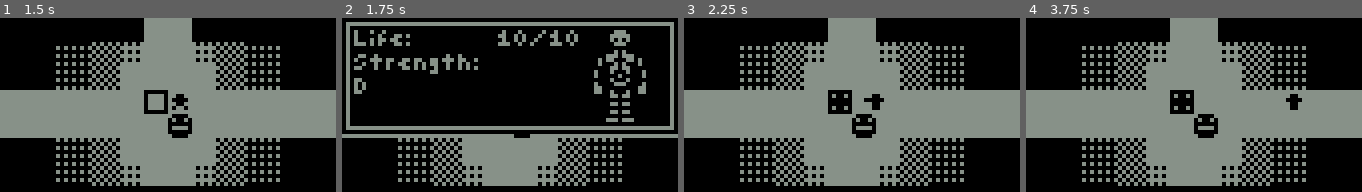
Above: before the commit, frames 1-4 (left to right).
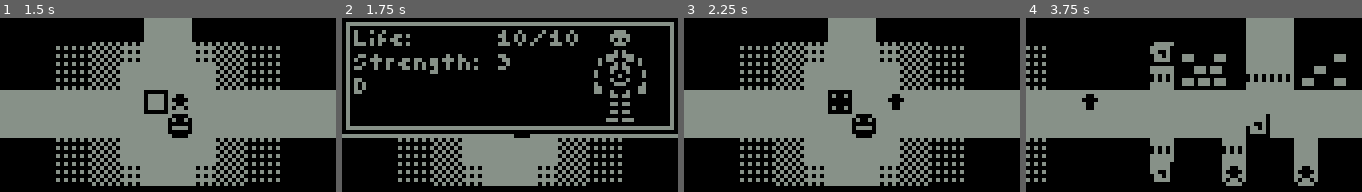
Above: after the commit, the same moments.

Repository: kiwijuice56/nokia-3310-rpg
Game: Godot game, scene res://main/main.tscn
The game is run twice, just before and just after one commit, with the same random seed, the same clock (stepped at 60 frames per second) and the same inputs.
Inputs:
- Up to frame 1 (1.5 s): tap Enter (ui_accept) at 0.5, 0.77, 1.25 s; hold Right (ui_right) 0.53-1.28 s; hold V (item) 0.53-1.28 s; tap Z (accept) at 0.6 s; hold X (back) from 1.28 s (still down); tap V (item) at 1.35 s
- Up to frame 2 (1.75 s): keep holding X (back); tap Enter (ui_accept) at 1.52 s; tap C (stats) at 1.55 s
- Up to frame 3 (2.25 s): release X (back) at 2.03 s; hold Right (ui_right) from 2.03 s (still down); hold C (stats) from 2.03 s (still down)
- Up to frame 4 (3.75 s): tap Z (accept) at 2.3, 2.85 s; release Right (ui_right) at 2.78 s; release C (stats) at 2.78 s; hold Up (ui_up) 2.78-3.53 s; tap Enter (ui_accept) at 3.02 s; tap V (item) at 3.05 s; hold Left (ui_left) from 3.53 s (still down); hold V (item) from 3.53 s (still down)

Frame 1 is identical in both runs. In frame 2, 0.2% of the frame differs, in the area x 46-50%, y 20-30%; in frame 3, 0.6%; in frame 4, 29%, in the area x 0-96%, y 0-97%.

Commit message:
Updated map

Diff:
--- a/main/audio/audio_manager.gd
+++ b/main/audio/audio_manager.gd
@@ -17,6 +17,7 @@
 	sounds["item"] = preload("res://main/audio/music/item.wav")
 	sounds["hit4"] = preload("res://main/audio/sfx/hit4.wav")
 	sounds["ring"] = preload("res://main/audio/sfx/ring.wav")
+	sounds["negative1"] = preload("res://main/audio/sfx/negative1.wav")
 	loaded = true
 
 func play_sound(sound: String, priority: int, volume: float = 0):
--- a/main/dungeon/dungeon.tscn
+++ b/main/dungeon/dungeon.tscn
@@ -10,10 +10,13 @@
 [ext_resource type="PackedScene" uid="uid://2nayajefompd" path="res://main/dungeon/interactable/character/character.tscn" id="8_0pq14"]
 [ext_resource type="Script" path="res://main/ui/textbox/line.gd" id="9_7s5am"]
 [ext_resource type="Texture2D" uid="uid://btx4vrqd2r0ks" path="res://main/dungeon/interactable/character/angel.png" id="9_qk1l6"]
+[ext_resource type="Texture2D" uid="uid://dejd7kh476v77" path="res://main/dungeon/interactable/character/mutant.png" id="11_5id44"]
 [ext_resource type="PackedScene" uid="uid://b3kb1judf4iw2" path="res://main/dungeon/interactable/barrier/barrier.tscn" id="11_hsppn"]
 [ext_resource type="Texture2D" uid="uid://cvk5g61780ury" path="res://main/dungeon/interactable/barrier/bars.png" id="12_w10b3"]
+[ext_resource type="Texture2D" uid="uid://bq45wp44u71ka" path="res://main/dungeon/interactable/barrier/trap.png" id="13_qp0sf"]
 [ext_resource type="Texture2D" uid="uid://bw3mys5rkq3x3" path="res://main/dungeon/interactable/character/person.png" id="13_r66my"]
 [ext_resource type="Texture2D" uid="uid://b5kicna0xj00o" path="res://main/dungeon/interactable/character/creature.png" id="14_ww5jb"]
+[ext_resource type="Texture2D" uid="uid://vcl8go3ul5f7" path="res://main/dungeon/interactable/barrier/puzzle.png" id="15_p4mps"]
 
 [sub_resource type="TileSetAtlasSource" id="TileSetAtlasSource_s33bo"]
 texture = ExtResource("6_7ewyj")
@@ -65,6 +68,79 @@
 [sub_resource type="RectangleShape2D" id="RectangleShape2D_1lbwn"]
 size = Vector2(12, 12)
 
+[sub_resource type="Resource" id="Resource_5m1kn"]
+script = ExtResource("9_7s5am")
+text = "(The colossal being gnaws on the grass with its trunk.)"
+speed = 0.03
+sound = ""
+choices = Array[String]([])
+
+[sub_resource type="Resource" id="Resource_mw08c"]
+script = ExtResource("9_7s5am")
+text = "gnnooaAarrr..."
+speed = 0.03
+sound = "negative1"
+choices = Array[String]([])
+
+[sub_resource type="Animation" id="Animation_ue2rm"]
+length = 0.001
+tracks/0/type = "value"
+tracks/0/imported = false
+tracks/0/enabled = true
+tracks/0/path = NodePath("Sprite2D:frame")
+tracks/0/interp = 1
+tracks/0/loop_wrap = true
+tracks/0/keys = {
+"times": PackedFloat32Array(0),
+"transitions": PackedFloat32Array(1),
+"update": 1,
+"values": [0]
+}
+
+[sub_resource type="Animation" id="Animation_y32q7"]
+resource_name = "frolic"
+length = 0.6
+loop_mode = 2
+tracks/0/type = "value"
+tracks/0/imported = false
+tracks/0/enabled = true
+tracks/0/path = NodePath("Sprite2D:frame")
+tracks/0/interp = 1
+tracks/0/loop_wrap = true
+tracks/0/keys = {
+"times": PackedFloat32Array(0, 0.2, 0.4, 0.6),
+"transitions": PackedFloat32Array(1, 1, 1, 1),
+"update": 1,
+"values": [0, 1, 2, 3]
+}
+
+[sub_resource type="AnimationLibrary" id="AnimationLibrary_18g4l"]
+_data = {
+"RESET": SubResource("Animation_ue2rm"),
+"frolic": SubResource("Animation_y32q7")
+}
+
+[sub_resource type="Resource" id="Resource_sk7b6"]
+script = ExtResource("9_7s5am")
+text = "youUu... f-friend?"
+speed = 0.03
+sound = "negative1"
+choices = Array[String]([])
+
+[sub_resource type="Resource" id="Resource_wqwuy"]
+script = ExtResource("9_7s5am")
+text = "..."
+speed = 0.03
+sound = ""
+choices = Array[String]([])
+
+[sub_resource type="Resource" id="Resource_op5b5"]
+script = ExtResource("9_7s5am")
+text = "(It's not moving.)"
+speed = 0.03
+sound = ""
+choices = Array[String]([])
+
 [sub_resource type="Resource" id="Resource_0pnhc"]
 script = ExtResource("9_7s5am")
 text = "The body of mind is running away."
@@ -135,6 +211,62 @@
 sound = "hit4"
 choices = Array[String]([])
 
+[sub_resource type="Resource" id="Resource_ger2j"]
+script = ExtResource("9_7s5am")
+text = "(Dozens of fleshy tendrils block the path.)"
+speed = 0.03
+sound = ""
+choices = Array[String]([])
+
+[sub_resource type="Resource" id="Resource_cq2db"]
+script = ExtResource("9_7s5am")
+text = "(You try to carefully cut them by their roots.)"
+speed = 0.03
+sound = ""
+choices = Array[String]([])
+
+[sub_resource type="Resource" id="Resource_6q37n"]
+script = ExtResource("9_7s5am")
+text = "(But the flesh quickly regenerates due to your imprecise cut.)"
+speed = 0.03
+sound = ""
+choices = Array[String]([])
+
+[sub_resource type="Resource" id="Resource_5q1wt"]
+script = ExtResource("9_7s5am")
+text = "(It looks like you need %d %s for that...)"
+speed = 0.03
+sound = ""
+choices = Array[String]([])
+
+[sub_resource type="Resource" id="Resource_v70d8"]
+script = ExtResource("9_7s5am")
+text = "(Your blade cleaves through the tendrils thanks to your %s.)"
+speed = 0.03
+sound = "hit4"
+choices = Array[String]([])
+
+[sub_resource type="Resource" id="Resource_kslk0"]
+script = ExtResource("9_7s5am")
+text = "(A cube with dozens of wires spewing from its sides blocks the path.)"
+speed = 0.03
+sound = ""
+choices = Array[String]([])
+
+[sub_resource type="Resource" id="Resource_nwhlt"]
+script = ExtResource("9_7s5am")
+text = "(You try to rearrange the wires in hopes of disabling the barrier.)"
+speed = 0.03
+sound = ""
+choices = Array[String]([])
+
+[sub_resource type="Resource" id="Resource_nqcek"]
+script = ExtResource("9_7s5am")
+text = "(Thanks to your %s, you find the terminal wire and disable the cube.)"
+speed = 0.03
+sound = "hit4"
+choices = Array[String]([])
+
 [sub_resource type="Resource" id="Resource_mq224"]
 script = ExtResource("9_7s5am")
 text = "That stolen figurine is nothing at all?"
@@ -152,6 +284,13 @@
 [sub_resource type="Resource" id="Resource_qngp7"]
 script = ExtResource("9_7s5am")
 text = "God's realm is to the northwest. Just leave me alone."
+speed = 0.03
+sound = ""
+choices = Array[String]([])
+
+[sub_resource type="Resource" id="Resource_v2lt3"]
+script = ExtResource("9_7s5am")
+text = "Thank you..."
 speed = 0.03
 sound = ""
 choices = Array[String]([])
@@ -179,6 +318,21 @@
 
 [sub_resource type="RectangleShape2D" id="RectangleShape2D_6eftt"]
 size = Vector2(18, 24)
+
+[sub_resource type="Animation" id="Animation_h2i0e"]
+length = 0.001
+tracks/0/type = "value"
+tracks/0/imported = false
+tracks/0/enabled = true
+tracks/0/path = NodePath("Sprite2D:frame")
+tracks/0/interp = 1
+tracks/0/loop_wrap = true
+tracks/0/keys = {
+"times": PackedFloat32Array(0),
+"transitions": PackedFloat32Array(1),
+"update": 1,
+"values": [0]
+}
 
 [sub_resource type="Animation" id="Animation_o47a3"]
 resource_name = "bite"
@@ -197,21 +351,6 @@
 "values": [0, 1, 2, 3]
 }
 
-[sub_resource type="Animation" id="Animation_h2i0e"]
-length = 0.001
-tracks/0/type = "value"
-tracks/0/imported = false
-tracks/0/enabled = true
-tracks/0/path = NodePath("Sprite2D:frame")
-tracks/0/interp = 1
-tracks/0/loop_wrap = true
-tracks/0/keys = {
-"times": PackedFloat32Array(0),
-"transitions": PackedFloat32Array(1),
-"update": 1,
-"values": [0]
-}
-
 [sub_resource type="AnimationLibrary" id="AnimationLibrary_asiws"]
 _data = {
 "RESET": SubResource("Animation_h2i0e"),
@@ -291,6 +430,21 @@
 item = "Gold"
 count = 5
 
+[node name="CacheBox42" parent="." instance=ExtResource("7_7woqm")]
+position = Vector2(375, 453)
+item = "Gold"
+count = 5
+
+[node name="CacheBox43" parent="." instance=ExtResource("7_7woqm")]
+position = Vector2(357, 447)
+item = "Gold"
+count = 5
+
+[node name="CacheBox44" parent="." instance=ExtResource("7_7woqm")]
+position = Vector2(428, 501)
+item = "Gold"
+count = 5
+
 [node name="CacheBox8" parent="." instance=ExtResource("7_7woqm")]
 position = Vector2(861, 555)
 item = "Gold"
@@ -470,6 +624,79 @@
 
 [node name="Sprite2D" type="Sprite2D" parent="Angel"]
 texture = ExtResource("9_qk1l6")
+
+[node name="Angel5" parent="." instance=ExtResource("8_0pq14")]
+position = Vector2(456, 540)
+convo = Array[ExtResource("9_7s5am")]([SubResource("Resource_5m1kn"), SubResource("Resource_mw08c")])
+
+[node name="CollisionShape2D" parent="Angel5" index="0"]
+shape = SubResource("RectangleShape2D_1lbwn")
+
+[node name="Sprite2D" type="Sprite2D" parent="Angel5"]
+texture = ExtResource("11_5id44")
+hframes = 4
+
+[node name="AnimationPlayer" type="AnimationPlayer" parent="Angel5"]
+libraries = {
+"": SubResource("AnimationLibrary_18g4l")
+}
+autoplay = "frolic"
+
+[node name="Angel6" parent="." instance=ExtResource("8_0pq14")]
+position = Vector2(390, 558)
+convo = Array[ExtResource("9_7s5am")]([SubResource("Resource_5m1kn"), SubResource("Resource_sk7b6")])
+
+[node name="CollisionShape2D" parent="Angel6" index="0"]
+shape = SubResource("RectangleShape2D_1lbwn")
+
+[node name="Sprite2D" type="Sprite2D" parent="Angel6"]
+texture = ExtResource("11_5id44")
+hframes = 4
+
+[node name="AnimationPlayer" type="AnimationPlayer" parent="Angel6"]
+libraries = {
+"": SubResource("AnimationLibrary_18g4l")
+}
+autoplay = "frolic"
+
+[node name="Angel7" parent="." instance=ExtResource("8_0pq14")]
+position = Vector2(366, 510)
+convo = Array[ExtResource("9_7s5am")]([SubResource("Resource_5m1kn"), SubResource("Resource_wqwuy")])
+
+[node name="CollisionShape2D" parent="Angel7" index="0"]
+shape = SubResource("RectangleShape2D_1lbwn")
+
+[node name="Sprite2D" type="Sprite2D" parent="Angel7"]
+texture = ExtResource("11_5id44")
+hframes = 4
+
+[node name="AnimationPlayer" type="AnimationPlayer" parent="Angel7"]
+libraries = {
+"": SubResource("AnimationLibrary_18g4l")
+}
+autoplay = "frolic"
+
+[node name="Angel8" parent="." instance=ExtResource("8_0pq14")]
+position = Vector2(492, 444)
+convo = Array[ExtResource("9_7s5am")]([SubResource("Resource_op5b5")])
+
+[node name="CollisionShape2D" parent="Angel8" index="0"]
+shape = SubResource("RectangleShape2D_1lbwn")
+
+[node name="Sprite2D" type="Sprite2D" parent="Angel8"]
+texture = ExtResource("11_5id44")
+hframes = 4
+
+[node name="Angel9" parent="." instance=ExtResource("8_0pq14")]
+position = Vector2(480, 456)
+convo = Array[ExtResource("9_7s5am")]([SubResource("Resource_op5b5")])
+
+[node name="CollisionShape2D" parent="Angel9" index="0"]
+shape = SubResource("RectangleShape2D_1lbwn")
+
+[node name="Sprite2D" type="Sprite2D" parent="Angel9"]
+texture = ExtResource("11_5id44")
+hframes = 4
 
 [node name="Angel2" parent="." instance=ExtResource("8_0pq14")]
 position = Vector2(546, 444)
@@ -526,6 +753,55 @@
 [node name="Sprite2D" parent="Barrier4" index="1"]
 texture = ExtResource("12_w10b3")
 
+[node name="Barrier7" parent="." instance=ExtResource("11_hsppn")]
+position = Vector2(855, 513)
+convo = Array[ExtResource("9_7s5am")]([SubResource("Resource_u114e"), SubResource("Resource_dmv7f")])
+success_convo = Array[ExtResource("9_7s5am")]([SubResource("Resource_q335v")])
+min_stat = 10
+
+[node name="Sprite2D" parent="Barrier7" index="1"]
+texture = ExtResource("12_w10b3")
+
+[node name="Barrier8" parent="." instance=ExtResource("11_hsppn")]
+position = Vector2(891, 495)
+convo = Array[ExtResource("9_7s5am")]([SubResource("Resource_u114e"), SubResource("Resource_dmv7f")])
+success_convo = Array[ExtResource("9_7s5am")]([SubResource("Resource_q335v")])
+min_stat = 10
+
+[node name="Sprite2D" parent="Barrier8" index="1"]
+texture = ExtResource("12_w10b3")
+
+[node name="Barrier9" parent="." instance=ExtResource("11_hsppn")]
+position = Vector2(909, 513)
+convo = Array[ExtResource("9_7s5am")]([SubResource("Resource_u114e"), SubResource("Resource_dmv7f")])
+success_convo = Array[ExtResource("9_7s5am")]([SubResource("Resource_q335v")])
+min_stat = 10
+
+[node name="Sprite2D" parent="Barrier9" index="1"]
+texture = ExtResource("12_w10b3")
+
+[node name="Barrier10" parent="." instance=ExtResource("11_hsppn")]
+position = Vector2(951, 567)
+convo = Array[ExtResource("9_7s5am")]([SubResource("Resource_ger2j"), SubResource("Resource_cq2db")])
+fail_convo = Array[ExtResource("9_7s5am")]([SubResource("Resource_6q37n"), SubResource("Resource_5q1wt")])
+success_convo = Array[ExtResource("9_7s5am")]([SubResource("Resource_v70d8")])
+min_stat = 5
+stat = "Dexterity"
+
+[node name="Sprite2D" parent="Barrier10" index="1"]
+texture = ExtResource("13_qp0sf")
+
+[node name="Barrier11" parent="." instance=ExtResource("11_hsppn")]
+position = Vector2(795, 441)
+convo = Array[ExtResource("9_7s5am")]([SubResource("Resource_ger2j"), SubResource("Resource_cq2db")])
+fail_convo = Array[ExtResource("9_7s5am")]([SubResource("Resource_6q37n"), SubResource("Resource_5q1wt")])
+success_convo = Array[ExtResource("9_7s5am")]([SubResource("Resource_v70d8")])
+min_stat = 5
+stat = "Dexterity"
+
+[node name="Sprite2D" parent="Barrier11" index="1"]
+texture = ExtResource("13_qp0sf")
+
 [node name="Barrier5" parent="." instance=ExtResource("11_hsppn")]
 position = Vector2(627, 543)
 convo = Array[ExtResource("9_7s5am")]([SubResource("Resource_u114e"), SubResource("Resource_dmv7f")])
@@ -535,6 +811,16 @@
 [node name="Sprite2D" parent="Barrier5" index="1"]
 texture = ExtResource("12_w10b3")
 
+[node name="Barrier12" parent="." instance=ExtResource("11_hsppn")]
+position = Vector2(345, 561)
+convo = Array[ExtResource("9_7s5am")]([SubResource("Resource_kslk0"), SubResource("Resource_nwhlt")])
+success_convo = Array[ExtResource("9_7s5am")]([SubResource("Resource_nqcek")])
+min_stat = 5
+stat = "Wisdom"
+
+[node name="Sprite2D" parent="Barrier12" index="1"]
+texture = ExtResource("15_p4mps")
+
 [node name="Angel4" parent="." instance=ExtResource("8_0pq14")]
 position = Vector2(798, 468)
 convo = Array[ExtResource("9_7s5am")]([SubResource("Resource_mq224"), SubResource("Resource_00qfi")])
@@ -552,6 +838,13 @@
 [node name="Sprite2D" type="Sprite2D" parent="Character"]
 texture = ExtResource("13_r66my")
 
+[node name="Character4" parent="." instance=ExtResource("8_0pq14")]
+position = Vector2(909, 519)
+convo = Array[ExtResource("9_7s5am")]([SubResource("Resource_v2lt3")])
+
+[node name="Sprite2D" type="Sprite2D" parent="Character4"]
+texture = ExtResource("13_r66my")
+
 [node name="Character2" parent="." instance=ExtResource("8_0pq14")]
 position = Vector2(639, 567)
 convo = Array[ExtResource("9_7s5am")]([SubResource("Resource_g4sn6"), SubResource("Resource_i47mq")])
@@ -562,15 +855,15 @@
 [node name="Character3" parent="." instance=ExtResource("8_0pq14")]
 position = Vector2(783, 501)
 convo = Array[ExtResource("9_7s5am")]([SubResource("Resource_px15r")])
+
+[node name="CollisionShape2D" parent="Character3" index="0"]
+position = Vector2(-6, -3)
+shape = SubResource("RectangleShape2D_6eftt")
 
 [node name="Sprite2D" type="Sprite2D" parent="Character3"]
 position = Vector2(-6, -2)
 texture = ExtResource("14_ww5jb")
 hframes = 4
-
-[node name="CollisionShape2D" parent="Character3" index="1"]
-position = Vector2(-6, -3)
-shape = SubResource("RectangleShape2D_6eftt")
 
 [node name="AnimationPlayer" type="AnimationPlayer" parent="Character3"]
 libraries = {
@@ -590,15 +883,27 @@
 texture = ExtResource("9_qk1l6")
 
 [editable path="Angel"]
+[editable path="Angel5"]
+[editable path="Angel6"]
+[editable path="Angel7"]
+[editable path="Angel8"]
+[editable path="Angel9"]
 [editable path="Angel2"]
 [editable path="Barrier"]
 [editable path="Barrier6"]
 [editable path="Barrier2"]
 [editable path="Barrier3"]
 [editable path="Barrier4"]
+[editable path="Barrier7"]
+[editable path="Barrier8"]
+[editable path="Barrier9"]
+[editable path="Barrier10"]
+[editable path="Barrier11"]
 [editable path="Barrier5"]
+[editable path="Barrier12"]
 [editable path="Angel4"]
 [editable path="Character"]
+[editable path="Character4"]
 [editable path="Character2"]
 [editable path="Character3"]
 [editable path="Angel3"]
--- a/main/dungeon/interactable/barrier/barrier.gd
+++ b/main/dungeon/interactable/barrier/barrier.gd
@@ -28,12 +28,16 @@
 	await Ref.textbox.trans_in()
 	await Ref.textbox.convo(convo)
 	if Status.player_stats.get(stat.to_lower()) < min_stat:
-		fail_convo[0].text = fail_convo[0].text % [min_stat, stat]
+		var old: String = fail_convo[-1].text
+		fail_convo[-1].text = fail_convo[-1].text % [min_stat, stat]
 		await Ref.textbox.convo(fail_convo)
+		fail_convo[-1].text = old
 	else:
 		Status.player_stats.flags[custom_id] = true
-		success_convo[0].text = success_convo[0].text % stat
+		var old: String = success_convo[-1].text
+		success_convo[-1].text = success_convo[-1].text % stat
 		await Ref.textbox.convo(success_convo)
+		success_convo[-1].text = old
 	await Ref.textbox.trans_out()
 	if custom_id in Status.player_stats.flags:
 		queue_free()
--- a/main/dungeon/interactable/cache_box/cache_box.gd
+++ b/main/dungeon/interactable/cache_box/cache_box.gd
@@ -19,7 +19,7 @@
 		count = round(count * (randf_range(0.9, 1.2) + (Status.player_stats.wisdom / 7.0)))
 
 
-	convo[1].text = "(Inside, you find %d %s)." % [count, item]
+	convo[1].text = "(Inside, you find %d %s.)" % [count, item]
 	player.can_move = false
 	await Ref.textbox.trans_in()
 	await Ref.textbox.convo(convo)
--- a/main/dungeon/interactable/cache_box/cache_box.tscn
+++ b/main/dungeon/interactable/cache_box/cache_box.tscn
@@ -23,6 +23,21 @@
 [sub_resource type="ShaderMaterial" id="ShaderMaterial_ik60x"]
 shader = ExtResource("4_c1e6j")
 
+[sub_resource type="Animation" id="Animation_hgonr"]
+length = 0.001
+tracks/0/type = "value"
+tracks/0/imported = false
+tracks/0/enabled = true
+tracks/0/path = NodePath("Sprite2D:frame")
+tracks/0/interp = 1
+tracks/0/loop_wrap = true
+tracks/0/keys = {
+"times": PackedFloat32Array(0),
+"transitions": PackedFloat32Array(1),
+"update": 1,
+"values": [0]
+}
+
 [sub_resource type="Animation" id="Animation_dmpc6"]
 resource_name = "spin"
 length = 1.4
@@ -38,21 +53,6 @@
 "transitions": PackedFloat32Array(1, 1, 1, 1, 1, 1, 1),
 "update": 1,
 "values": [0, 1, 2, 3, 4, 5, 6]
-}
-
-[sub_resource type="Animation" id="Animation_hgonr"]
-length = 0.001
-tracks/0/type = "value"
-tracks/0/imported = false
-tracks/0/enabled = true
-tracks/0/path = NodePath("Sprite2D:frame")
-tracks/0/interp = 1
-tracks/0/loop_wrap = true
-tracks/0/keys = {
-"times": PackedFloat32Array(0),
-"transitions": PackedFloat32Array(1),
-"update": 1,
-"values": [0]
 }
 
 [sub_resource type="AnimationLibrary" id="AnimationLibrary_k2yfq"]
--- a/main/main.tscn
+++ b/main/main.tscn
@@ -67,7 +67,7 @@
 texture = ExtResource("2_ohveo")
 hframes = 2
 script = ExtResource("3_adq4t")
-move_time = 0.16
+move_time = 0.05
 
 [node name="RayCast2D" type="RayCast2D" parent="Player"]
 target_position = Vector2(0, 5.5)
--- a/main/stats/status.gd
+++ b/main/stats/status.gd
@@ -9,8 +9,8 @@
 		player_stats.max_life = 10
 		player_stats.life = 10
 		player_stats.strength = 3
-		player_stats.dexterity = 3
-		player_stats.wisdom = 10
+		player_stats.dexterity = 10
+		player_stats.wisdom = 20
 		player_stats.items = {"Gold": 10, "Soma": 2, "Bomb": 2, "Corpse": 0}
 
 func load_file() -> void:
--- a/project.godot
+++ b/project.godot
@@ -10,7 +10,7 @@
 
 [application]
 
-config/name="nokia-3300-rpg"
+config/name="nokia-3310-rpg"
 run/main_scene="res://main/main.tscn"
 config/features=PackedStringArray("4.2", "GL Compatibility")
 config/icon="res://icon.svg"
Not shown, added: main/audio/sfx/negative1.wav.import
Not shown: 1 places in main/dungeon/dungeon.tscn that only renumber resources
Binary file added: main/dungeon/interactable/barrier/puzzle.png
Not shown, added: main/dungeon/interactable/barrier/puzzle.png.import
Binary file added: main/dungeon/interactable/barrier/trap.png
Not shown, added: main/dungeon/interactable/barrier/trap.png.import
Binary file added: main/dungeon/interactable/character/mutant.png
Not shown, added: main/dungeon/interactable/character/mutant.png.import
Binary file changed: main/dungeon/map.png
Not shown, added: main/audio/sfx/negative1.wav
